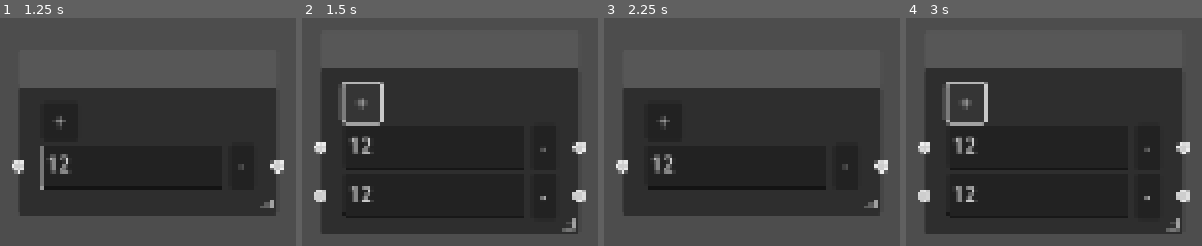
Above: before the commit, frames 1-4 (left to right).
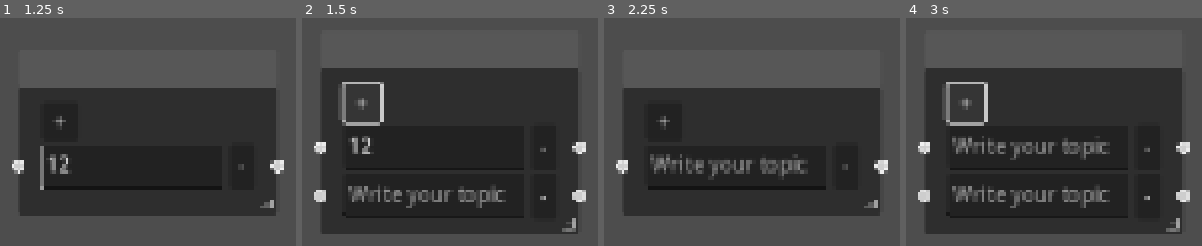
Above: after the commit, the same moments.

Repository: IsaacAneek/flow-maker
Game: Godot game, scene res://scenes/graph_node.tscn
Same seed, same stepped clock (60 frames per second), same inputs: the game is played once before the commit and once after it. This scene is started directly instead of the project's main scene.
Inputs (mouse positions are in pixels of both pictures, inside the frame that each line leads up to):
- Up to frame 1 (1.25 s): click (133, 166) at 0.52 s; type "12" at 0.6 s
- Up to frame 2 (1.5 s): click "+" at 1.25 s
- Up to frame 3 (2.25 s): click "-" at 2 s
- Up to frame 4 (3 s): click "+" at 2.75 s

Frame 1 is identical in both runs. In frame 2, 2.0% of the frame differs, in the area x 15-69%, y 73-84%; in frame 3, 2.3%; in frame 4, 4.1%, in the area x 15-69%, y 51-84%.

Commit message:
Minor bug fix + UI change

Diff:
--- a/resources/new_theme_global.tres
+++ b/resources/new_theme_global.tres
@@ -1,7 +1,10 @@
-[gd_resource type="Theme" load_steps=35 format=3 uid="uid://du7hqtwwqg5mp"]
+[gd_resource type="Theme" load_steps=41 format=3 uid="uid://du7hqtwwqg5mp"]
 
 [ext_resource type="Texture2D" uid="uid://bxyk0lrscb48d" path="res://assets/blank.png" id="1_qa2gg"]
 
+[sub_resource type="StyleBoxFlat" id="StyleBoxFlat_vv2u3"]
+bg_color = Color(0.113725, 0.113725, 0.113725, 1)
+
 [sub_resource type="SystemFont" id="SystemFont_gq8cl"]
 font_names = PackedStringArray("Arial")
 multichannel_signed_distance_field = true
@@ -9,13 +12,28 @@
 [sub_resource type="StyleBoxEmpty" id="StyleBoxEmpty_qa2gg"]
 
 [sub_resource type="StyleBoxFlat" id="StyleBoxFlat_p7xdp"]
-bg_color = Color(0.192157, 0.192157, 0.192157, 1)
+content_margin_left = 7.0
+content_margin_top = 7.0
+content_margin_right = 7.0
+content_margin_bottom = 7.0
+bg_color = Color(0.192157, 0.192157, 0.192157, 1)
+border_color = Color(0.0885599, 0.0885599, 0.0885599, 1)
 
 [sub_resource type="StyleBoxFlat" id="StyleBoxFlat_mmp0m"]
+content_margin_left = 7.0
+content_margin_top = 7.0
+content_margin_right = 7.0
+content_margin_bottom = 7.0
 bg_color = Color(0.0885599, 0.0885599, 0.0885599, 1)
+border_color = Color(0.0901961, 0.0901961, 0.0901961, 1)
 
 [sub_resource type="StyleBoxFlat" id="StyleBoxFlat_rngj7"]
+content_margin_left = 7.0
+content_margin_top = 7.0
+content_margin_right = 7.0
+content_margin_bottom = 7.0
 bg_color = Color(0.0781565, 0.0781564, 0.0781564, 1)
+border_color = Color(0.0885599, 0.0885599, 0.0885599, 1)
 
 [sub_resource type="SystemFont" id="SystemFont_65g2t"]
 font_names = PackedStringArray("Arial")
@@ -28,8 +46,12 @@
 expand_margin_right = 7.0
 expand_margin_bottom = 7.0
 
-[sub_resource type="StyleBoxFlat" id="StyleBoxFlat_fo3ay"]
-bg_color = Color(0.113725, 0.113725, 0.113725, 1)
+[sub_resource type="StyleBoxFlat" id="StyleBoxFlat_wvg3t"]
+bg_color = Color(0.171637, 0.171637, 0.171637, 1)
+expand_margin_left = 7.0
+expand_margin_top = 35.0
+expand_margin_right = 7.0
+expand_margin_bottom = 7.0
 
 [sub_resource type="StyleBoxFlat" id="StyleBoxFlat_j5wri"]
 bg_color = Color(0.113725, 0.113725, 0.113725, 1)
@@ -65,6 +87,15 @@
 
 [sub_resource type="StyleBoxFlat" id="StyleBoxFlat_8c6fy"]
 
+[sub_resource type="SystemFont" id="SystemFont_vv2u3"]
+font_names = PackedStringArray("Arial")
+multichannel_signed_distance_field = true
+
+[sub_resource type="SystemFont" id="SystemFont_wvg3t"]
+font_names = PackedStringArray("Arial")
+
+[sub_resource type="StyleBoxEmpty" id="StyleBoxEmpty_vv2u3"]
+
 [sub_resource type="SystemFont" id="SystemFont_5ey58"]
 font_names = PackedStringArray("Arial")
 multichannel_signed_distance_field = true
@@ -125,6 +156,11 @@
 border_width_bottom = 6
 border_color = Color(0.0885599, 0.0885599, 0.0885599, 1)
 
+[sub_resource type="SystemFont" id="SystemFont_2s6v7"]
+font_names = PackedStringArray("Arial")
+
+[sub_resource type="StyleBoxEmpty" id="StyleBoxEmpty_bckfj"]
+
 [sub_resource type="StyleBoxFlat" id="StyleBoxFlat_pqrvx"]
 
 [sub_resource type="StyleBoxFlat" id="StyleBoxFlat_0mmvr"]
@@ -133,7 +169,7 @@
 [sub_resource type="StyleBoxFlat" id="StyleBoxFlat_f4juu"]
 
 [resource]
-Button/font_sizes/font_size = 22
+AcceptDialog/styles/panel = SubResource("StyleBoxFlat_vv2u3")
 Button/fonts/font = SubResource("SystemFont_gq8cl")
 Button/styles/focus = SubResource("StyleBoxEmpty_qa2gg")
 Button/styles/hover = SubResource("StyleBoxFlat_p7xdp")
@@ -143,8 +179,9 @@
 FileDialog/constants/buttons_separation = 0
 FileDialog/fonts/title_font = SubResource("SystemFont_65g2t")
 FileDialog/styles/embedded_border = SubResource("StyleBoxFlat_6ov4b")
-FileDialog/styles/embedded_unfocused_border = SubResource("StyleBoxFlat_fo3ay")
+FileDialog/styles/embedded_unfocused_border = SubResource("StyleBoxFlat_wvg3t")
 FileDialog/styles/panel = SubResource("StyleBoxFlat_j5wri")
+GraphEdit/colors/activity = Color(0.842763, 0.512436, 0, 1)
 GraphEdit/styles/menu_panel = SubResource("StyleBoxFlat_gq8cl")
 GraphEdit/styles/panel = SubResource("StyleBoxFlat_65g2t")
 GraphNode/constants/separation = 0
@@ -157,6 +194,10 @@
 HScrollBar/styles/grabber = SubResource("StyleBoxFlat_js3th")
 HScrollBar/styles/grabber_highlight = SubResource("StyleBoxFlat_6q7es")
 HScrollBar/styles/grabber_pressed = SubResource("StyleBoxFlat_8c6fy")
+Label/font_sizes/font_size = 16
+Label/fonts/font = SubResource("SystemFont_vv2u3")
+LineEdit/fonts/font = SubResource("SystemFont_wvg3t")
+LineEdit/styles/focus = SubResource("StyleBoxEmpty_vv2u3")
 MenuBar/font_sizes/font_size = 14
 MenuBar/fonts/font = SubResource("SystemFont_5ey58")
 MenuBar/styles/hover = SubResource("StyleBoxFlat_rhsnk")
@@ -176,6 +217,8 @@
 TextEdit/fonts/font = SubResource("SystemFont_b4tno")
 TextEdit/styles/focus = SubResource("StyleBoxFlat_ig1tx")
 TextEdit/styles/normal = SubResource("StyleBoxFlat_wngtg")
+Tree/fonts/font = SubResource("SystemFont_2s6v7")
+Tree/styles/focus = SubResource("StyleBoxEmpty_bckfj")
 VScrollBar/styles/grabber = SubResource("StyleBoxFlat_pqrvx")
 VScrollBar/styles/grabber_highlight = SubResource("StyleBoxFlat_0mmvr")
 VScrollBar/styles/grabber_pressed = SubResource("StyleBoxFlat_f4juu")
--- a/scenes/graph_node.tscn
+++ b/scenes/graph_node.tscn
@@ -1,8 +1,7 @@
-[gd_scene load_steps=4 format=3 uid="uid://chpjcepdpwo1h"]
+[gd_scene load_steps=3 format=3 uid="uid://chpjcepdpwo1h"]
 
 [ext_resource type="Script" uid="uid://rrmytnw58rbh" path="res://scripts/graph_node.gd" id="1_xy06m"]
-[ext_resource type="Script" uid="uid://643fnedidpi8" path="res://scripts/sub_node_textEdit.gd" id="2_i4cx1"]
-[ext_resource type="Script" uid="uid://c4kxlir1hn111" path="res://scripts/remove_sub_node.gd" id="3_mbwkg"]
+[ext_resource type="PackedScene" uid="uid://dssp6cu8jkbip" path="res://scenes/subnode_h_box_container.tscn" id="2_xa3py"]
 
 [node name="GraphNode" type="GraphNode"]
 anchors_preset = 8
@@ -47,28 +46,7 @@
 size_flags_horizontal = 0
 text = "+"
 
-[node name="SubnodeHBoxContainer" type="HBoxContainer" parent="."]
-custom_minimum_size = Vector2(0, 37)
+[node name="SubnodeHBoxContainer" parent="." instance=ExtResource("2_xa3py")]
 layout_mode = 2
 
-[node name="SubNode" type="TextEdit" parent="SubnodeHBoxContainer"]
-custom_minimum_size = Vector2(0, 30)
-layout_mode = 2
-size_flags_horizontal = 3
-placeholder_text = "Write your topic"
-scroll_fit_content_height = true
-scroll_fit_content_width = true
-caret_blink = true
-caret_blink_interval = 0.35
-caret_mid_grapheme = true
-script = ExtResource("2_i4cx1")
-
-[node name="RemoveSubNodeButton" type="Button" parent="SubnodeHBoxContainer"]
-custom_minimum_size = Vector2(20, 0)
-layout_mode = 2
-size_flags_horizontal = 0
-text = "-"
-script = ExtResource("3_mbwkg")
-
 [connection signal="pressed" from="AddSubNodeButton" to="." method="_on_add_sub_node_button_pressed"]
-[connection signal="pressed" from="SubnodeHBoxContainer/RemoveSubNodeButton" to="SubnodeHBoxContainer/RemoveSubNodeButton" method="_on_pressed"]
--- a/scenes/node_2d.tscn
+++ b/scenes/node_2d.tscn
@@ -62,7 +62,7 @@
 
 [node name="FileMenuPopup" type="PopupMenu" parent="Panel/MenuBar"]
 title = "File"
-size = Vector2i(432, 155)
+size = Vector2i(147, 100)
 item_count = 4
 item_0/text = "New Graph"
 item_0/id = 0
@@ -76,11 +76,12 @@
 [node name="OpenMenuPopup" type="PopupMenu" parent="Panel/MenuBar"]
 auto_translate_mode = 1
 title = "Open"
-size = Vector2i(127, 100)
+size = Vector2i(123, 100)
 item_count = 1
 item_0/text = "Open Resource"
 item_0/id = 0
 
+[connection signal="clear_graph" from="." to="GraphEdit" method="_on_control_2d_clear_graph"]
 [connection signal="file_selected" from="SaveFileDialog" to="." method="_on_save_file_dialog_file_selected"]
 [connection signal="file_selected" from="OpenFileDialog" to="." method="_on_open_file_dialog_file_selected"]
 [connection signal="connection_request" from="GraphEdit" to="GraphEdit" method="_on_connection_request"]
--- /dev/null
+++ b/scenes/subnode_h_box_container.tscn
@@ -0,0 +1,28 @@
+[gd_scene load_steps=3 format=3 uid="uid://dssp6cu8jkbip"]
+
+[ext_resource type="Script" uid="uid://643fnedidpi8" path="res://scripts/sub_node_textEdit.gd" id="1_47teh"]
+[ext_resource type="Script" uid="uid://c4kxlir1hn111" path="res://scripts/remove_sub_node.gd" id="2_tkyhe"]
+
+[node name="SubnodeHBoxContainer" type="HBoxContainer"]
+custom_minimum_size = Vector2(0, 37)
+
+[node name="SubNode" type="TextEdit" parent="."]
+custom_minimum_size = Vector2(0, 30)
+layout_mode = 2
+size_flags_horizontal = 3
+placeholder_text = "Write your topic"
+scroll_fit_content_height = true
+scroll_fit_content_width = true
+caret_blink = true
+caret_blink_interval = 0.35
+caret_mid_grapheme = true
+script = ExtResource("1_47teh")
+
+[node name="RemoveSubNodeButton" type="Button" parent="."]
+custom_minimum_size = Vector2(20, 0)
+layout_mode = 2
+size_flags_horizontal = 0
+text = "-"
+script = ExtResource("2_tkyhe")
+
+[connection signal="pressed" from="RemoveSubNodeButton" to="RemoveSubNodeButton" method="_on_pressed"]
--- a/scripts/graph_edit.gd
+++ b/scripts/graph_edit.gd
@@ -1,5 +1,6 @@
 extends GraphEdit
 var selected_nodes = {}
+#@export_range(0.0, 1.0, 0.1) var amount: float
 
 func _input(event: InputEvent) -> void:
 	if event is InputEvent:
@@ -19,9 +20,13 @@
 	zoom = 0.80
 
 
+
+
 # Called every frame. 'delta' is the elapsed time since the previous frame.
 func _process(delta: float) -> void:
 	pass
+	#for con in connections:
+	#	set_connection_activity(con.from_node, con.from_port, con.to_node, con.to_port, amount)
 
 
 func _on_connection_request(from_node: StringName, from_port: int, to_node: StringName, to_port: int) -> void:
@@ -46,3 +51,17 @@
 
 func _on_delete_nodes_request(nodes: Array[StringName]) -> void:
 	print("node delete")
+
+func clear_graph() -> void:
+	for node in get_children():
+	# First remove all connections
+		if node is GraphNode:
+			for connectionInfo in connections:
+				if connectionInfo.from_node == node.name or connectionInfo.to_node == node.name:
+					disconnect_node(connectionInfo.from_node, connectionInfo.from_port, connectionInfo.to_node, connectionInfo.to_port)
+			node.queue_free()
+	print("deleted all node")
+
+
+func _on_control_2d_clear_graph() -> void:
+	clear_graph()
--- a/scripts/graph_node.gd
+++ b/scripts/graph_node.gd
@@ -2,6 +2,7 @@
 @export var duplicated_graph_node: Control
 @export var initial_pos_offset = Vector2(20.0, 20.0)
 @export var SlotCount = 2
+const SUBNODE_H_BOX_CONTAINER = preload("res://scenes/subnode_h_box_container.tscn")
 
 # Called when the node enters the scene tree for the first time.
 func _input(event: InputEvent) -> void:
@@ -32,7 +33,7 @@
 
 
 func _on_add_sub_node_button_pressed() -> void:
-	add_child(get_child(-1).duplicate())
+	add_child(SUBNODE_H_BOX_CONTAINER.instantiate())
 	SlotCount += 1
 	set_slot(SlotCount - 1, true, 0, Color(1, 1, 1, 1), true, 0, Color(1, 1, 1, 1))
 
--- a/scripts/menu_option_manager.gd
+++ b/scripts/menu_option_manager.gd
@@ -1,4 +1,6 @@
 extends Control
+
+signal clear_graph
 @export var Graph_Edit: GraphEdit
 @onready var save_file_dialog: FileDialog = $SaveFileDialog
 @onready var open_file_dialog: FileDialog = $OpenFileDialog
@@ -9,7 +11,7 @@
 	NEW_GRAPH,
 	CREATE_NODE,
 	CREATE_HEAD_NODE,
-	#SAVE_AS_RESOURCE
+	#SAVE_AS_JSON
 	SAVE_AS_RESOURCE,
 }
 
@@ -19,7 +21,9 @@
 }
 # Called when the node enters the scene tree for the first time.
 func _ready() -> void:
-	pass # Replace with function body.
+	pass
+	#RenderingServer.set_debug_generate_wireframes(true)
+	#get_viewport().debug_draw = Viewport.DEBUG_DRAW_WIREFRAME
 
 
 # Called every frame. 'delta' is the elapsed time since the previous frame.
@@ -57,6 +61,7 @@
 
 		var slotIndex = 2
 		for sub_node_data in g_node_data.subNodes:
+			# Init first node as the HEAD node (TODO)
 			var s_node = GRAPH_NODE.get_child(1).duplicate()
 			s_node.get_child(0).text = sub_node_data.topic
 			GRAPH_NODE.set_slot(slotIndex, true, 0, Color(1, 1, 1, 1), true, 0, Color(1, 1, 1, 1))
@@ -97,6 +102,8 @@
 
 func _on_file_menu_popup_id_pressed(id: int) -> void:
 	match id:
+		FileMenuOptions.NEW_GRAPH:
+			emit_signal("clear_graph")
 		FileMenuOptions.CREATE_HEAD_NODE:
 			create_head_node()
 		FileMenuOptions.CREATE_NODE:
@@ -118,4 +125,8 @@
 
 
 func _on_open_file_dialog_file_selected(path: String) -> void:
-	load_graph_as_resource(path)
+	emit_signal("clear_graph")
+	# Need to call this at the end of the frame to avoid colliding with clear_graph() function
+	# Might cause bugs need to kept observed
+	call_deferred("load_graph_as_resource", path)
+	#load_graph_as_resource(path)
Binary file added: assets/blank_white.png
Not shown, added: assets/blank_white.png.import
Binary file changed: assets/flow_maker_icon.png
Not shown, changed: export_presets.cfg
Not shown, added: .editorconfig
Not shown, added: .gitattributes
Not shown, added: .gitignore
